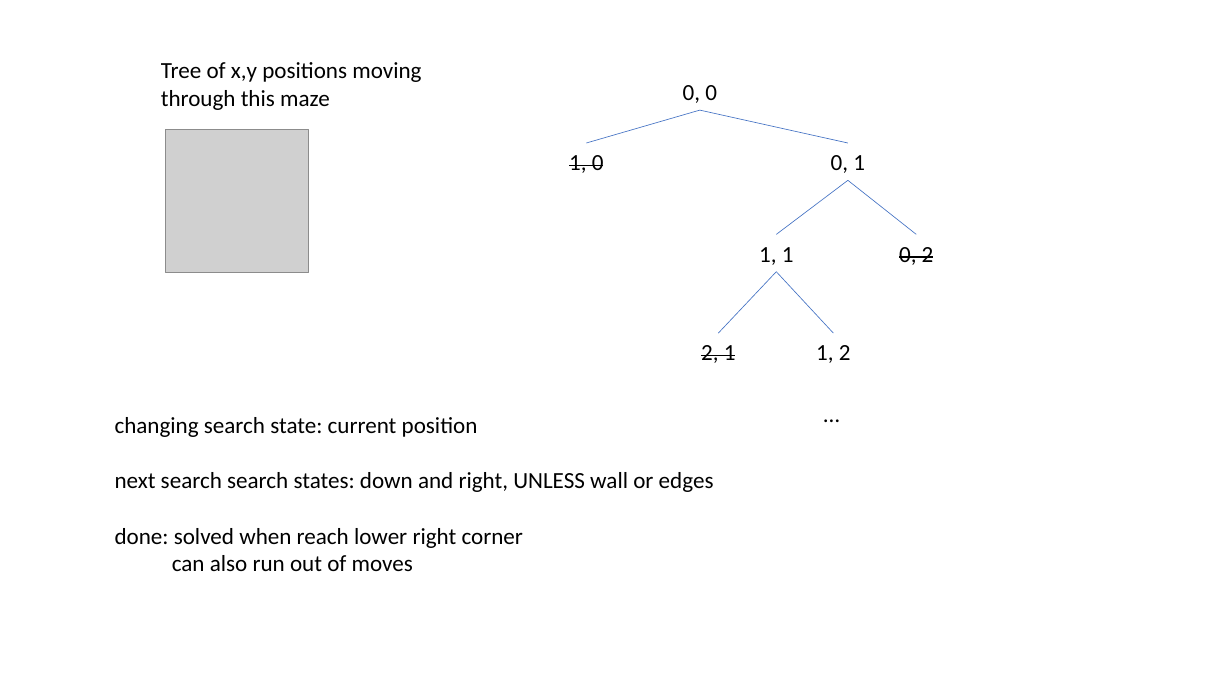
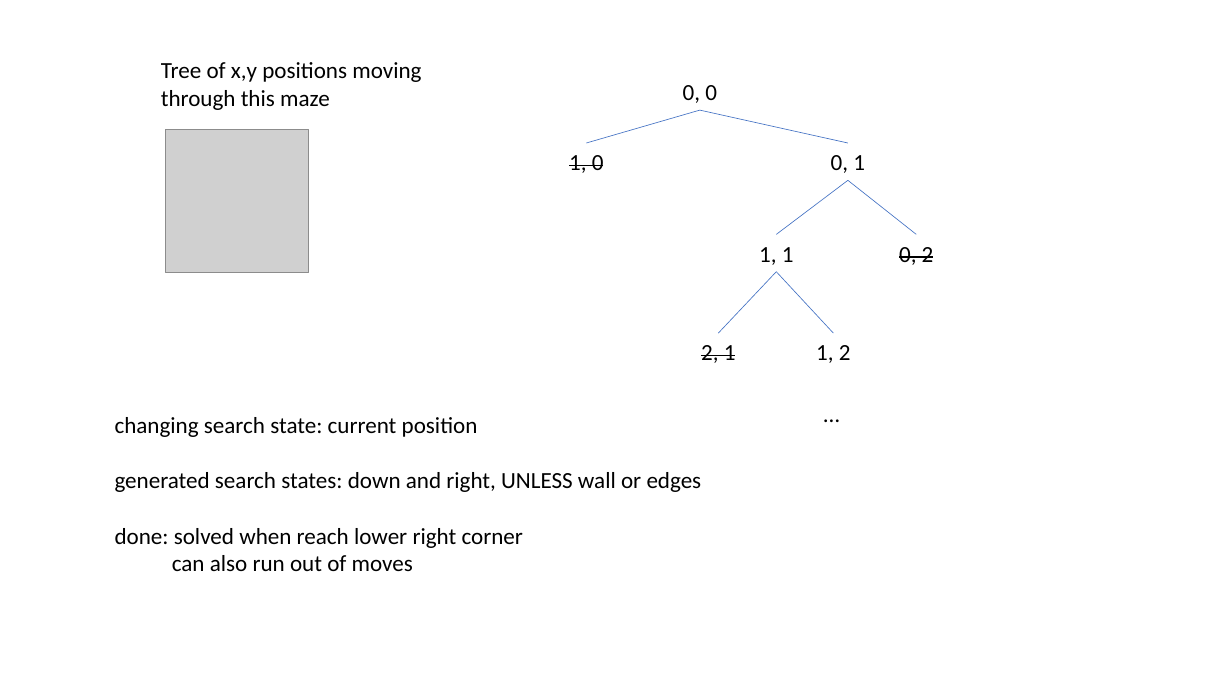
Before and after one commit to GregorKiczales/spd-materials, a slide deck: slide 3 of instructor/l17/l17-pad.pptx. Drawn at 1232x693 pixels with LibreOffice and Linux fonts; fonts in the diff are those of the drawing; grey boxes stand for pictures. Boxes give left, top, right and bottom in pixels: in the first picture for what was removed or moved away, otherwise in the second. Text is boxed around its words. In the diff, an @@ line names an element or a change of style, - is before the commit and + after.

```diff
--- a/instructor/l17/l17-pad.pptx
+++ b/instructor/l17/l17-pad.pptx
@@ text at (115,472,702,492): text changed @@
-next search search states: down and right, UNLESS wall or edges
+generated search states: down and right, UNLESS wall or edges
```
Also in this commit, not shown: 5 other slides changed, 1 slide removed, 1 other file.
